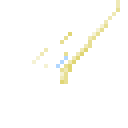
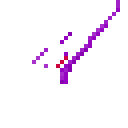
Layers edited between the first and the second w=128, h=128 image:
painted on "Copie de hdd_lilac_beam_gunblade_revised_charging_2_e.png" over [32, 0, 120, 84]
